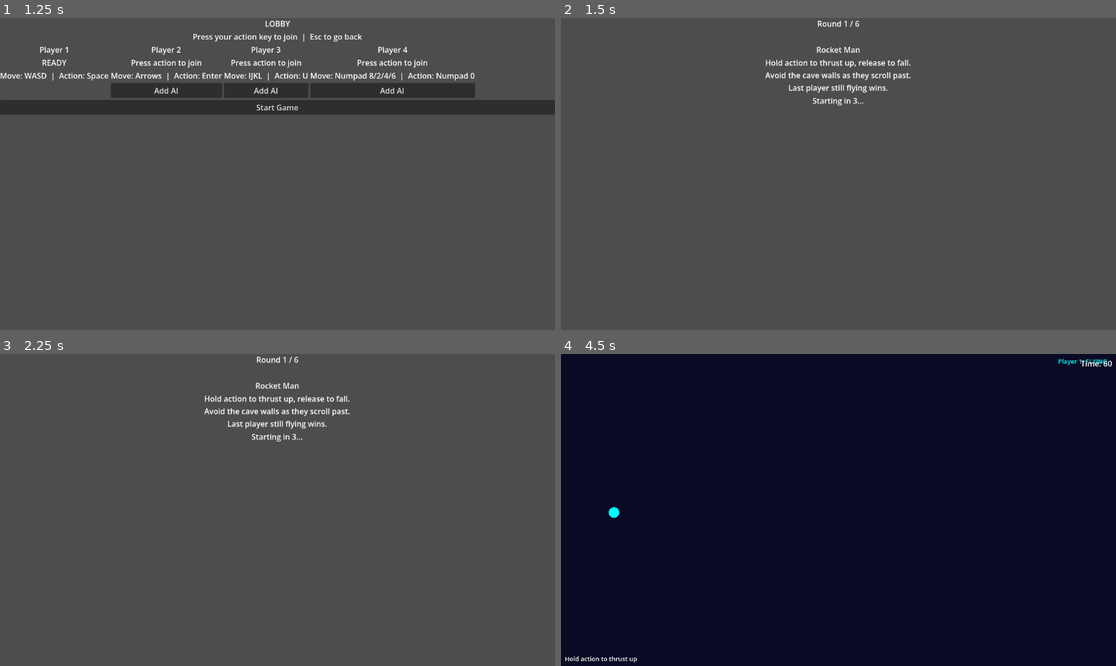
Above: before the commit, frames 1-4 (two rows, left to right).
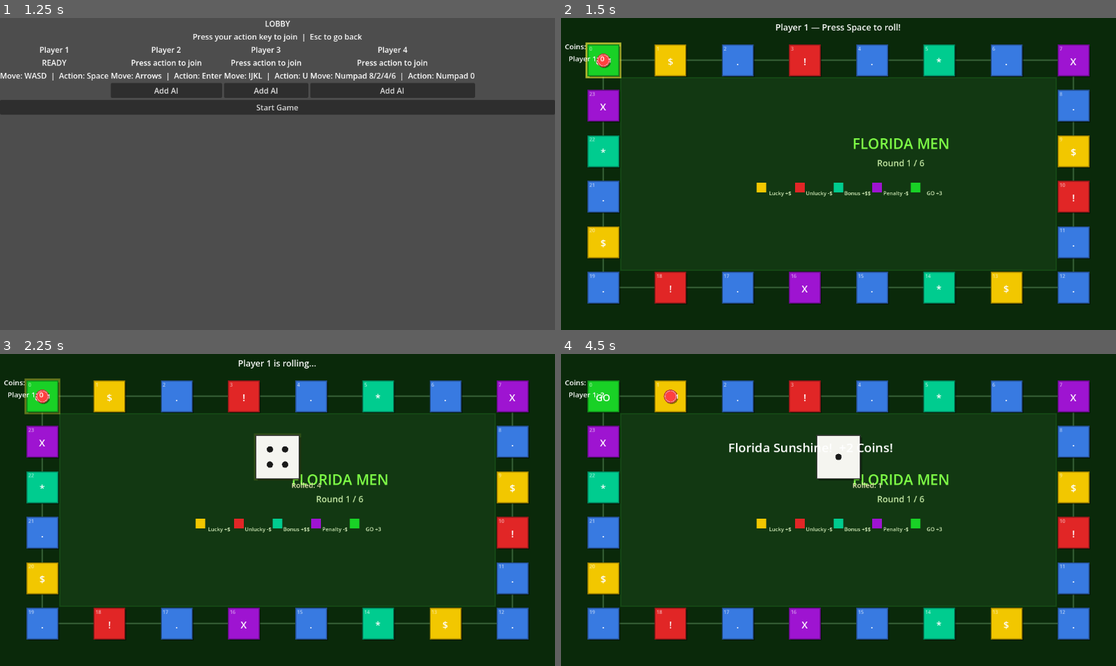
Above: after the commit, the same moments.

Repository: jraleman/florida_men
Game: Godot game, scene res://scenes/main_menu.tscn
Same seed, same stepped clock (60 frames per second), same inputs: the game is played once before the commit and once after it.
Inputs:
- Up to frame 1 (1.25 s): click "Play" at 0.5 s
- Up to frame 2 (1.5 s): click "Start Game" at 1.25 s
- Up to frame 3 (2.25 s): tap Space at 2 s; hold D from 2.03 s (still down); tap Enter at 2.1 s
- Up to frame 4 (4.5 s): tap Space at 2.27, 3.02, 3.5 s; release D at 2.78 s; hold S 2.78-3.53 s; tap I at 2.85 s; hold D 3.53-4.28 s; tap K at 3.6 s; tap Enter at 4.25 s; hold W from 4.28 s (still down); tap J at 4.35 s

Frame 1 is identical in both runs. In frame 2, 100% of the frame differs, in the area x 0-100%, y 0-100%; in frame 3, 100%; in frame 4, 100%.

Commit message:
feat: create board game scene

Diff:
--- /dev/null
+++ b/scenes/board.tscn
@@ -0,0 +1,12 @@
+[gd_scene load_steps=2 format=3]
+
+[ext_resource type="Script" path="res://scripts/board.gd" id="1_board"]
+
+[node name="Board" type="Control"]
+layout_mode = 3
+anchors_preset = 15
+anchor_right = 1.0
+anchor_bottom = 1.0
+grow_horizontal = 2
+grow_vertical = 2
+script = ExtResource("1_board")
--- a/scripts/autoload/game_session.gd
+++ b/scripts/autoload/game_session.gd
@@ -74,6 +74,10 @@
 var last_round_points: Dictionary = {}
 # Each entry: {game_name, placements: {player_id->int}, points: {player_id->int}}
 var round_history: Array = []
+
+# Board state
+var board_positions: Dictionary = {}  # player_id -> space index (0-23)
+var board_coins: Dictionary = {}      # player_id -> coin count
 
 func _ready() -> void:
 	_setup_input_actions()
@@ -150,6 +154,19 @@
 	last_round_winner_id = -1
 	last_round_points.clear()
 	round_history.clear()
+	board_positions.clear()
+	board_coins.clear()
+
+func init_board() -> void:
+	board_positions.clear()
+	board_coins.clear()
+	for p in players:
+		board_positions[p.id] = 0
+		board_coins[p.id] = 0
+
+func add_board_coins(player_id: int, amount: int) -> void:
+	var current: int = board_coins.get(player_id, 0)
+	board_coins[player_id] = maxi(0, current + amount)
 
 func start_match() -> void:
 	round_number = 0
@@ -161,6 +178,7 @@
 	round_history.clear()
 	for p in players:
 		scores[p.id] = 0
+	init_board()
 
 func rematch() -> void:
 	round_number = 0
@@ -172,7 +190,8 @@
 	round_history.clear()
 	for p in players:
 		scores[p.id] = 0
-	go_to("res://scenes/mini_game_selector.tscn")
+	init_board()
+	go_to("res://scenes/board.tscn")
 
 func get_current_mini_game_scene() -> String:
 	return mini_game_order[_mini_game_index % mini_game_order.size()]
--- /dev/null
+++ b/scripts/board.gd
@@ -0,0 +1,480 @@
+extends Control
+
+# ── Enums ─────────────────────────────────────────────────────────────────────
+
+enum SpaceType  { START, NORMAL, LUCKY, UNLUCKY, BONUS, PENALTY }
+enum TurnState  { WAITING_FOR_ROLL, ROLLING, MOVING, SPACE_EFFECT, TRANSITION }
+
+# ── Constants ─────────────────────────────────────────────────────────────────
+
+const SPACE_COUNT         := 24
+const DICE_ANIM_DURATION  := 0.9
+const HOP_DURATION        := 0.18
+const EFFECT_DURATION     := 1.8
+const TRANSITION_DURATION := 0.4
+const AI_ROLL_DELAY       := 0.85
+const SPACE_SZ            := 64.0
+const MARGIN              := 56.0
+
+# Path layout: top(0-7), right-mid(8-11), bottom(12-19), left-mid(20-23)
+# Values match SpaceType enum: 0=START 1=NORMAL 2=LUCKY 3=UNLUCKY 4=BONUS 5=PENALTY
+const SPACE_TYPE_LIST: Array = [
+	0, 2, 1, 3, 1, 4, 1, 5,   # top    0-7
+	1, 2, 3, 1,                # right  8-11
+	1, 2, 4, 1, 5, 1, 3, 1,   # bottom 12-19
+	2, 1, 4, 5,                # left   20-23
+]
+
+const SPACE_COL: Array = [
+	Color(0.10, 0.82, 0.15),   # START   bright green
+	Color(0.22, 0.48, 0.88),   # NORMAL  blue
+	Color(0.95, 0.78, 0.00),   # LUCKY   gold
+	Color(0.88, 0.15, 0.15),   # UNLUCKY red
+	Color(0.00, 0.80, 0.56),   # BONUS   teal
+	Color(0.62, 0.08, 0.82),   # PENALTY purple
+]
+
+const SPACE_ICON: Array = [
+	"GO", ".", "$", "!", "*", "X"
+]
+
+const SPACE_LABEL: Array = [
+	"Start", "Normal", "Lucky", "Unlucky", "Bonus", "Penalty"
+]
+
+const PLAYER_COL: Array = [
+	Color(1.00, 0.25, 0.25),
+	Color(0.25, 0.52, 1.00),
+	Color(0.18, 0.88, 0.18),
+	Color(1.00, 0.76, 0.00),
+]
+
+# ── State ─────────────────────────────────────────────────────────────────────
+
+var _spaces:         Array     = []
+var _state:          TurnState = TurnState.WAITING_FOR_ROLL
+var _player_order:   Array     = []
+var _turn_idx:       int       = 0
+var _dice_value:     int       = 1
+var _dice_rolled:    bool      = false
+var _dice_timer:     float     = 0.0
+var _dice_cycle:     float     = 0.0
+var _move_timer:     float     = 0.0
+var _effect_timer:   float     = 0.0
+var _trans_timer:    float     = 0.0
+var _spaces_to_move: int       = 0
+var _hops_done:      int       = 0
+var _hop_from_idx:   int       = 0
+var _hop_to_idx:     int       = 0
+var _hop_progress:   float     = 0.0
+var _effect_msg:     String    = ""
+var _ai_delay:       float     = 0.0
+var _board_done:     bool      = false
+
+var _hud:        CanvasLayer
+var _status_lbl: Label
+var _effect_lbl: Label
+var _coins_lbl:  Label
+
+# ── Ready ─────────────────────────────────────────────────────────────────────
+
+func _ready() -> void:
+	_build_spaces()
+	_build_hud()
+	_player_order.clear()
+	for p: Dictionary in GameSession.players:
+		_player_order.append(p.id)
+	_begin_turn()
+
+# ── Board layout ──────────────────────────────────────────────────────────────
+
+func _build_spaces() -> void:
+	_spaces.clear()
+	var vp:    Vector2 = get_viewport_rect().size
+	var right: float   = vp.x - MARGIN - SPACE_SZ
+	var bot:   float   = vp.y - MARGIN - SPACE_SZ
+	var xs:    float   = (right - MARGIN) / 7.0
+	var ys:    float   = (bot   - MARGIN) / 5.0
+
+	var pos_list: Array[Vector2] = []
+
+	for i: int in 8:
+		pos_list.append(Vector2(MARGIN + i * xs, MARGIN))
+
+	for i: int in 4:
+		pos_list.append(Vector2(right, MARGIN + (i + 1) * ys))
+
+	for i: int in 8:
+		pos_list.append(Vector2(right - i * xs, bot))
+
+	for i: int in 4:
+		pos_list.append(Vector2(MARGIN, bot - (i + 1) * ys))
+
+	for i: int in SPACE_COUNT:
+		_spaces.append({"type": SPACE_TYPE_LIST[i], "pos": pos_list[i]})
+
+# ── HUD ───────────────────────────────────────────────────────────────────────
+
+func _build_hud() -> void:
+	_hud = CanvasLayer.new()
+	_hud.layer = 10
+	add_child(_hud)
+
+	_status_lbl = Label.new()
+	_status_lbl.set_anchor_and_offset(SIDE_LEFT,   0.0,  0.0)
+	_status_lbl.set_anchor_and_offset(SIDE_RIGHT,  1.0,  0.0)
+	_status_lbl.set_anchor_and_offset(SIDE_TOP,    0.0,  6.0)
+	_status_lbl.set_anchor_and_offset(SIDE_BOTTOM, 0.0, 38.0)
+	_status_lbl.horizontal_alignment = HORIZONTAL_ALIGNMENT_CENTER
+	_status_lbl.add_theme_font_size_override("font_size", 18)
+	_hud.add_child(_status_lbl)
+
+	_effect_lbl = Label.new()
+	_effect_lbl.set_anchor_and_offset(SIDE_LEFT,   0.1,  0.0)
+	_effect_lbl.set_anchor_and_offset(SIDE_RIGHT,  0.9,  0.0)
+	_effect_lbl.set_anchor_and_offset(SIDE_TOP,    0.45, 0.0)
+	_effect_lbl.set_anchor_and_offset(SIDE_BOTTOM, 0.6,  0.0)
+	_effect_lbl.horizontal_alignment = HORIZONTAL_ALIGNMENT_CENTER
+	_effect_lbl.vertical_alignment   = VERTICAL_ALIGNMENT_CENTER
+	_effect_lbl.autowrap_mode        = TextServer.AUTOWRAP_WORD_SMART
+	_effect_lbl.add_theme_font_size_override("font_size", 26)
+	_effect_lbl.visible = false
+	_hud.add_child(_effect_lbl)
+
+	_coins_lbl = Label.new()
+	_coins_lbl.set_anchor_and_offset(SIDE_LEFT,   0.0,  8.0)
+	_coins_lbl.set_anchor_and_offset(SIDE_RIGHT,  0.22, 0.0)
+	_coins_lbl.set_anchor_and_offset(SIDE_TOP,    0.0, 48.0)
+	_coins_lbl.set_anchor_and_offset(SIDE_BOTTOM, 1.0,  0.0)
+	_coins_lbl.add_theme_font_size_override("font_size", 15)
+	_hud.add_child(_coins_lbl)
+	_refresh_coins_lbl()
+
+# ── Process ───────────────────────────────────────────────────────────────────
+
+func _process(delta: float) -> void:
+	if _board_done:
+		return
+	match _state:
+		TurnState.WAITING_FOR_ROLL: _proc_waiting(delta)
+		TurnState.ROLLING:          _proc_rolling(delta)
+		TurnState.MOVING:           _proc_moving(delta)
+		TurnState.SPACE_EFFECT:     _proc_effect(delta)
+		TurnState.TRANSITION:       _proc_transition(delta)
+	queue_redraw()
+
+# ── Turn states ───────────────────────────────────────────────────────────────
+
+func _begin_turn() -> void:
+	_ai_delay  = 0.0
+	_state     = TurnState.WAITING_FOR_ROLL
+	_effect_lbl.visible = false
+	var pid: int       = _player_order[_turn_idx]
+	var pname: String  = _player_name(pid)
+	if GameSession.is_ai_player(pid):
+		_status_lbl.text = "%s is thinking..." % pname
+	else:
+		var action_key: String = _action_hint(pid)
+		_status_lbl.text = "%s — Press %s to roll!" % [pname, action_key]
+
+func _proc_waiting(delta: float) -> void:
+	var pid: int = _player_order[_turn_idx]
+	if GameSession.is_ai_player(pid):
+		_ai_delay += delta
+		if _ai_delay >= AI_ROLL_DELAY:
+			_do_roll()
+	else:
+		if Input.is_action_just_pressed("player_%d_action" % (pid + 1)):
+			_do_roll()
+
+func _do_roll() -> void:
+	var pname: String = _player_name(_player_order[_turn_idx])
+	_status_lbl.text  = "%s is rolling..." % pname
+	_dice_timer  = 0.0
+	_dice_cycle  = 0.0
+	_dice_rolled = true
+	_state       = TurnState.ROLLING
+
+func _proc_rolling(delta: float) -> void:
+	_dice_timer += delta
+	_dice_cycle += delta
+	if _dice_cycle >= 0.07:
+		_dice_cycle  = 0.0
+		_dice_value  = randi_range(1, 6)
+	if _dice_timer >= DICE_ANIM_DURATION:
+		_dice_value     = randi_range(1, 6)
+		_spaces_to_move = _dice_value
+		_hops_done      = 0
+		var pid: int    = _player_order[_turn_idx]
+		var cur: int    = GameSession.board_positions.get(pid, 0)
+		_hop_from_idx   = cur
+		_hop_to_idx     = (cur + 1) % SPACE_COUNT
+		_hop_progress   = 0.0
+		_move_timer     = 0.0
+		_status_lbl.text = "%s rolled a %d!" % [_player_name(pid), _dice_value]
+		_state = TurnState.MOVING
+
+func _proc_moving(delta: float) -> void:
+	_move_timer   += delta
+	_hop_progress  = minf(_move_timer / HOP_DURATION, 1.0)
+
+	if _move_timer >= HOP_DURATION:
+		_move_timer   = 0.0
+		_hop_progress = 1.0
+		var pid: int  = _player_order[_turn_idx]
+		GameSession.board_positions[pid] = _hop_to_idx
+		_hops_done += 1
+
+		if _hops_done >= _spaces_to_move:
+			var sp:    Dictionary = _spaces[_hop_to_idx]
+			var stype: int        = sp["type"]
+			_apply_space_effect(pid, stype)
+			_effect_lbl.text    = _effect_msg
+			_effect_lbl.visible = true
+			_status_lbl.text    = ""
+			_effect_timer       = 0.0
+			_state              = TurnState.SPACE_EFFECT
+		else:
+			_hop_from_idx = _hop_to_idx
+			_hop_to_idx   = (_hop_to_idx + 1) % SPACE_COUNT
+
+func _proc_effect(delta: float) -> void:
+	_effect_timer += delta
+	if _effect_timer >= EFFECT_DURATION:
+		_effect_lbl.visible = false
+		_trans_timer        = 0.0
+		_state              = TurnState.TRANSITION
+
+func _proc_transition(delta: float) -> void:
+	_trans_timer += delta
+	if _trans_timer >= TRANSITION_DURATION:
+		_turn_idx += 1
+		if _turn_idx >= _player_order.size():
+			_board_done = true
+			GameSession.go_to("res://scenes/mini_game_selector.tscn")
+		else:
+			_begin_turn()
+
+# ── Space effects ─────────────────────────────────────────────────────────────
+
+func _apply_space_effect(player_id: int, space_type: int) -> void:
+	var dc: int = 0
+	match space_type:
+		SpaceType.START:
+			dc = 3
+			_effect_msg = "Back at GO!  +3 Coins!"
+		SpaceType.NORMAL:
+			var opts: Array = [
+				"Just another day in Florida...",
+				"A gator nodded.  Nothing else.",
+				"Someone nearby ate a tide pod.",
+			]
+			_effect_msg = opts[randi() % opts.size()]
+		SpaceType.LUCKY:
+			dc = 2
+			_effect_msg = "Florida Sunshine!  +2 Coins!"
+		SpaceType.UNLUCKY:
+			dc = -2
+			_effect_msg = "Gator Attack!  -2 Coins!"
+		SpaceType.BONUS:
+			dc = randi_range(2, 4)
+			_effect_msg = "Florida Man SCORES!  +%d Coins!" % dc
+		SpaceType.PENALTY:
+			dc = -randi_range(1, 3)
+			_effect_msg = "DUI Checkpoint!  %d Coins!" % dc
+	if dc != 0:
+		GameSession.add_board_coins(player_id, dc)
+	_refresh_coins_lbl()
+
+# ── Helpers ───────────────────────────────────────────────────────────────────
+
+func _player_name(player_id: int) -> String:
+	for p: Dictionary in GameSession.players:
+		if p.id == player_id:
+			return p.name
+	return "Player %d" % (player_id + 1)
+
+func _action_hint(player_id: int) -> String:
+	var keys: Array = ["Space", "Enter", "U", "Num0"]
+	if player_id < keys.size():
+		return keys[player_id]
+	return "Action"
+
+func _refresh_coins_lbl() -> void:
+	var lines: Array = ["Coins:"]
+	for p: Dictionary in GameSession.players:
+		var pid: int   = p.id
+		var coins: int = GameSession.board_coins.get(pid, 0)
+		lines.append("  %s: %d" % [p.name, coins])
+	_coins_lbl.text = "\n".join(PackedStringArray(lines))
+
+func _get_token_visual_pos(player_id: int) -> Vector2:
+	if _state == TurnState.MOVING:
+		var mover: int = _player_order[_turn_idx]
+		if mover == player_id:
+			var sp_a: Dictionary = _spaces[_hop_from_idx]
+			var sp_b: Dictionary = _spaces[_hop_to_idx]
+			var pa: Vector2 = sp_a["pos"]
+			var pb: Vector2 = sp_b["pos"]
+			return pa.lerp(pb, _hop_progress)
+	var idx: int        = GameSession.board_positions.get(player_id, 0)
+	var sp:  Dictionary = _spaces[idx]
+	var pos: Vector2    = sp["pos"]
+	return pos
+
+func _token_offset(player_id: int) -> Vector2:
+	# Offset tokens so they don't overlap when sharing a space.
+	var pid_pos: int    = GameSession.board_positions.get(player_id, 0)
+	var same:    Array  = []
+	for op in _player_order:
+		var other: int = op
+		if GameSession.board_positions.get(other, 0) == pid_pos:
+			same.append(other)
+	if same.size() <= 1:
+		return Vector2.ZERO
+	var offsets: Array[Vector2] = [
+		Vector2(-10.0, -10.0), Vector2(10.0, -10.0),
+		Vector2(-10.0,  10.0), Vector2(10.0,  10.0),
+	]
+	var i: int = same.find(player_id)
+	if i < 0 or i >= offsets.size():
+		return Vector2.ZERO
+	return offsets[i]
+
+func _pip_positions(value: int, center: Vector2, half: float) -> Array[Vector2]:
+	var result: Array[Vector2] = []
+	var o: float = half * 0.65
+	match value:
+		1: result = [center]
+		2: result = [center + Vector2(-o, -o), center + Vector2(o, o)]
+		3: result = [center + Vector2(-o, -o), center, center + Vector2(o, o)]
+		4: result = [
+			center + Vector2(-o, -o), center + Vector2(o, -o),
+			center + Vector2(-o,  o), center + Vector2(o,  o),
+		]
+		5: result = [
+			center + Vector2(-o, -o), center + Vector2(o, -o), center,
+			center + Vector2(-o,  o), center + Vector2(o,  o),
+		]
+		6: result = [
+			center + Vector2(-o, -o), center + Vector2(-o, 0.0), center + Vector2(-o,  o),
+			center + Vector2( o, -o), center + Vector2( o, 0.0), center + Vector2( o,  o),
+		]
+	return result
+
+# ── Drawing ───────────────────────────────────────────────────────────────────
+
+func _draw() -> void:
+	var vp:   Vector2 = get_viewport_rect().size
+	var font: Font    = ThemeDB.fallback_font
+	var cx:   float   = vp.x * 0.5
+	var cy:   float   = vp.y * 0.5
+
+	# Background
+	draw_rect(Rect2(Vector2.ZERO, vp), Color(0.04, 0.16, 0.04))
+
+	# Inner board area
+	var itl: Vector2 = Vector2(MARGIN + SPACE_SZ + 4.0, MARGIN + SPACE_SZ + 4.0)
+	var isz: Vector2 = vp - itl * 2.0
+	draw_rect(Rect2(itl, isz), Color(0.07, 0.22, 0.07))
+	draw_rect(Rect2(itl, isz), Color(0.15, 0.50, 0.15, 0.35), false, 2.0)
+
+	# Center board info
+	draw_string(font, Vector2(cx, cy - 52.0), "FLORIDA MEN",
+		HORIZONTAL_ALIGNMENT_CENTER, 260.0, 30, Color(0.50, 1.00, 0.28))
+	draw_string(font, Vector2(cx, cy - 16.0), "Round %d / %d" % [GameSession.round_number + 1, GameSession.ROUNDS_PER_MATCH],
+		HORIZONTAL_ALIGNMENT_CENTER, 260.0, 18, Color(0.78, 0.92, 0.65))
+	_draw_legend(font, cx, cy)
+
+	# Path connections
+	for i: int in SPACE_COUNT:
+		var sp_a: Dictionary = _spaces[i]
+		var sp_b: Dictionary = _spaces[(i + 1) % SPACE_COUNT]
+		var pa:   Vector2    = sp_a["pos"]
+		var pb:   Vector2    = sp_b["pos"]
+		draw_line(pa + Vector2(SPACE_SZ * 0.5, SPACE_SZ * 0.5),
+		          pb + Vector2(SPACE_SZ * 0.5, SPACE_SZ * 0.5),
+		          Color(0.30, 0.48, 0.30, 0.65), 3.0)
+
+	# Current-player space pulse
+	if _state == TurnState.WAITING_FOR_ROLL or _state == TurnState.ROLLING:
+		var pid: int        = _player_order[_turn_idx]
+		var idx: int        = GameSession.board_positions.get(pid, 0)
+		var sp:  Dictionary = _spaces[idx]
+		var pos: Vector2    = sp["pos"]
+		var t:   float      = fmod(Time.get_ticks_msec() * 0.003, TAU)
+		draw_rect(Rect2(pos - Vector2(3.0, 3.0), Vector2(SPACE_SZ + 6.0, SPACE_SZ + 6.0)),
+			Color(1.0, 1.0, 0.25, 0.38 + 0.35 * sin(t)), false, 3.5)
+
+	# Spaces
+	for i: int in SPACE_COUNT:
+		var sp:    Dictionary = _spaces[i]
+		var pos:   Vector2    = sp["pos"]
+		var stype: int        = sp["type"]
+		var col:   Color      = SPACE_COL[stype]
+		var r:     Rect2      = Rect2(pos, Vector2(SPACE_SZ, SPACE_SZ))
+
+		draw_rect(Rect2(pos + Vector2(3.0, 3.0), Vector2(SPACE_SZ, SPACE_SZ)), Color(0.0, 0.0, 0.0, 0.42))
+		draw_rect(r, col)
+		draw_rect(r, col.darkened(0.38), false, 2.0)
+		draw_string(font, Vector2(pos.x, pos.y + SPACE_SZ * 0.58 + 5.0),
+			SPACE_ICON[stype], HORIZONTAL_ALIGNMENT_CENTER, SPACE_SZ, 20, Color.WHITE)
+		draw_string(font, Vector2(pos.x + 3.0, pos.y + 12.0),
+			str(i), HORIZONTAL_ALIGNMENT_LEFT, SPACE_SZ, 10, Color(1.0, 1.0, 1.0, 0.62))
+
+	# Player tokens
+	for p: Dictionary in GameSession.players:
+		var pid:    int     = p.id
+		var vpos:   Vector2 = _get_token_visual_pos(pid)
+		var pcol:   Color   = PLAYER_COL[mini(pid, PLAYER_COL.size() - 1)]
+		var offset: Vector2 = _token_offset(pid)
+		var center: Vector2 = vpos + Vector2(SPACE_SZ * 0.5, SPACE_SZ * 0.5) + offset
+
+		draw_circle(center + Vector2(2.0, 2.0), 14.0, Color(0.0, 0.0, 0.0, 0.44))
+		draw_circle(center, 14.0, pcol.darkened(0.22))
+		draw_circle(center, 11.0, pcol)
+		draw_arc(center, 11.5, 0.0, TAU, 20, Color(1.0, 1.0, 1.0, 0.55), 1.5)
+		draw_string(font, Vector2(center.x, center.y + 5.0),
+			str(pid + 1), HORIZONTAL_ALIGNMENT_CENTER, 28.0, 13, Color.WHITE)
+
+	_draw_dice(vp, font)
+
+func _draw_legend(font: Font, cx: float, cy: float) -> void:
+	var types: Array = [SpaceType.LUCKY, SpaceType.UNLUCKY, SpaceType.BONUS, SpaceType.PENALTY, SpaceType.START]
+	var labels: Array = ["Lucky +$", "Unlucky -$", "Bonus +$$", "Penalty -$", "GO +3"]
+	var leg_y: float = cy + 28.0
+	var leg_x: float = cx - (types.size() - 1) * 40.0
+	for i: int in types.size():
+		var col: Color = SPACE_COL[types[i]]
+		draw_rect(Rect2(Vector2(leg_x + i * 80.0 - 10.0, leg_y - 10.0), Vector2(20.0, 20.0)), col)
+		draw_string(font, Vector2(leg_x + i * 80.0, leg_y + 16.0),
+			labels[i], HORIZONTAL_ALIGNMENT_CENTER, 80.0, 11, Color(0.82, 0.92, 0.72))
+
+func _draw_dice(vp: Vector2, font: Font) -> void:
+	if not _dice_rolled or _state == TurnState.WAITING_FOR_ROLL:
+		return
+	var dsize: float   = 90.0
+	var dcx:   float   = vp.x * 0.5
+	# Sit above center so the effect label (at ~45% height) doesn't overlap
+	var dcy:   float   = vp.y * 0.33
+	var dtl:   Vector2 = Vector2(dcx - dsize * 0.5, dcy - dsize * 0.5)
+	var dr:    Rect2   = Rect2(dtl, Vector2(dsize, dsize))
+
+	# Rolling glow
+	if _state == TurnState.ROLLING:
+		var t: float = fmod(Time.get_ticks_msec() * 0.008, TAU)
+		draw_rect(Rect2(dtl - Vector2(4.0, 4.0), Vector2(dsize + 8.0, dsize + 8.0)),
+			Color(1.0, 0.9, 0.2, 0.4 + 0.3 * sin(t)))
+
+	draw_rect(Rect2(dtl + Vector2(4.0, 4.0), Vector2(dsize, dsize)), Color(0.0, 0.0, 0.0, 0.38))
+	draw_rect(dr, Color(0.96, 0.96, 0.94))
+	draw_rect(dr, Color(0.22, 0.22, 0.22), false, 2.5)
+
+	var pips: Array[Vector2] = _pip_positions(_dice_value, Vector2(dcx, dcy), dsize * 0.27)
+	for pip: Vector2 in pips:
+		draw_circle(pip, 6.5, Color(0.10, 0.10, 0.10))
+
+	# Rolled value label below die
+	draw_string(font, Vector2(dcx, dcy + dsize * 0.5 + 20.0),
+		"Rolled: %d" % _dice_value, HORIZONTAL_ALIGNMENT_CENTER, 120.0, 15,
+		Color(0.9, 0.9, 0.7))
--- a/scripts/lobby_screen.gd
+++ b/scripts/lobby_screen.gd
@@ -85,4 +85,4 @@
 
 func _on_start_pressed() -> void:
 	GameSession.start_match()
-	GameSession.go_to("res://scenes/mini_game_selector.tscn")
+	GameSession.go_to("res://scenes/board.tscn")
--- a/scripts/score_board.gd
+++ b/scripts/score_board.gd
@@ -101,4 +101,4 @@
 	if GameSession.is_match_over():
 		GameSession.go_to("res://scenes/main_menu.tscn")
 	else:
-		GameSession.go_to("res://scenes/mini_game_selector.tscn")
+		GameSession.go_to("res://scenes/board.tscn")
